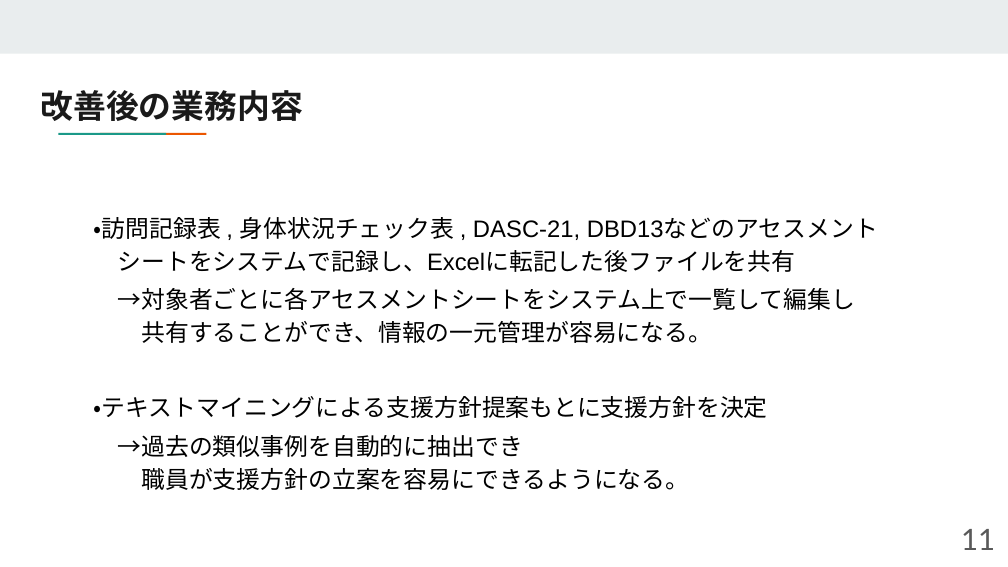
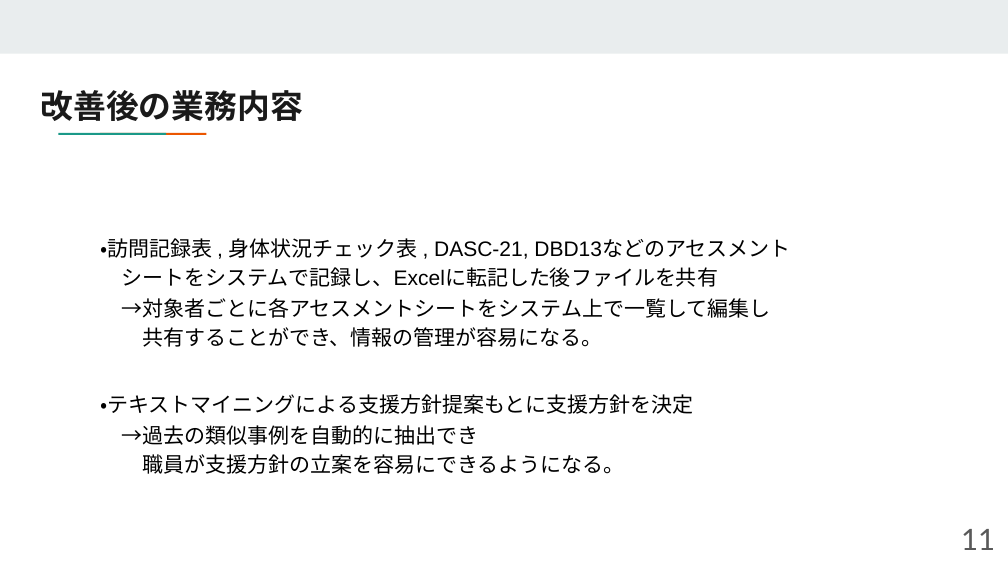
Before and after one commit to UMEZAWADAN/SD-5, a slide deck: slide 11 of SD-5.pptx (slide 14 before the commit). Drawn at 1008x567 pixels with LibreOffice and Linux fonts; fonts in the diff are those of the drawing. Boxes give left, top, right and bottom in pixels: in the first picture for what was removed or moved away, otherwise in the second. Text is boxed around its words. In the diff, an @@ line names an element or a change of style, - is before the commit and + after.

```diff
--- a/SD-5.pptx
+++ b/SD-5.pptx
@@ text "・訪問記録表 , 身体状況チェック表 , DASC-21, ...": place and size @@
-text "・訪問記録表 , 身体状況チェック表 , DASC-21, ..." at <box>94,217,878,490</box>
+text "・訪問記録表 , 身体状況チェック表 , DASC-21, ..." at <box>100,238,790,474</box>
@@ text at <box>100,238,790,474</box>: size 17 to 15 pt in "・訪問記録表 , 身体状況チェック表 , DASC-21, DBD13などのアセスメント", "シートをシステムで記録し、Excelに転記した後ファイルを共有", "→対象者ごとに各アセスメントシートをシステム上で一覧して編集し", "・テキストマイニングによる支援方針提案もとに支援方針を決定" and 2 more places @@
@@ text at <box>142,327,603,347</box>: text changed; size 17 to 15 pt @@
-共有することができ、情報の一元管理が容易になる。
+共有することができ、情報の管理が容易になる。
```
Also in this commit, not shown: 16 other slides changed, 10 slides added, 3 slides removed.
